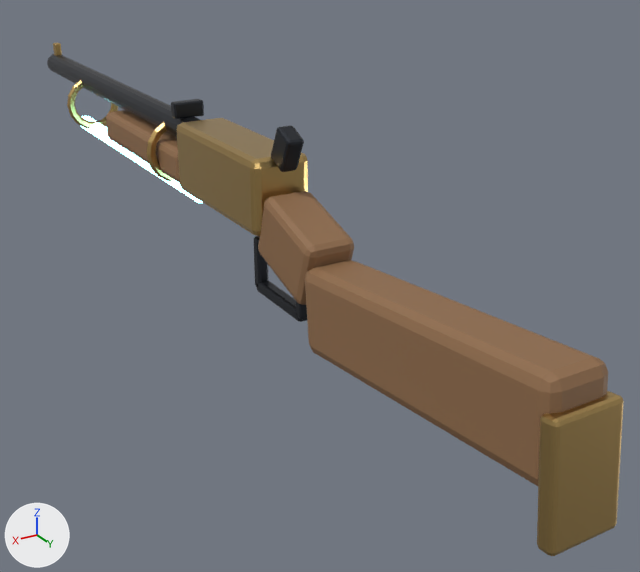
One commit to the FBX model assets/blender/weapons/Fusil_Repetition.fbx: the scene before it, then after it.
One viewpoint serves both versions: a 50 mm lens placed at (1.52, 2.82, 1.13), pointed at (-0.33, -0.26, -0.41). Lighting does not change. The marker at lower left points along +X, +Y and +Z. The older version comes first. Where no turn or scale is listed for an object, it has been applied to the vertices.

Names of what the first picture shows: 'Fusil_Repetition_Bois', 'Fusil_Repetition_Laiton', 'Fusil_Repetition_Metal', 'Fusil_Repetition_Noyau'.
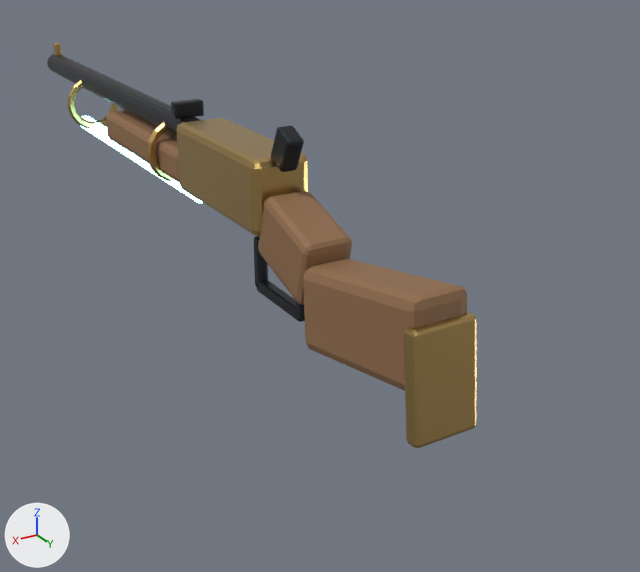
Boxes (x1, y1, x2, y2) around the edits, measured in the pictures (640 x 572 px; the box of a moved part takes in the faces that stretch with it):
'Fusil_Repetition_Bois', reshaped (28% narrower, 25% shorter)
    before: (106, 110, 608, 486)
    after: (106, 110, 467, 391)
'Fusil_Repetition_Laiton', reshaped (26% narrower, 21% shorter)
    before: (53, 43, 624, 556)
    after: (53, 43, 477, 448)
part 1 of me_fusil_repetition_laiton, moved or reshaped
    before: (537, 391, 624, 556)
    after: (403, 312, 477, 448)
part 2 of me_fusil_repetition_bois, moved or reshaped
    before: (305, 260, 608, 486)
    after: (303, 259, 467, 391)
part 3 of me_fusil_repetition_bois, moved or reshaped
    before: (259, 192, 354, 302)
    after: (259, 192, 352, 302)

Diff of the bpy script that builds the scene:
```diff
--- a/assets/blender/weapons/Fusil_Repetition.fbx.py
+++ b/assets/blender/weapons/Fusil_Repetition.fbx.py
@@ me_fusil_repetition_laiton @@
 # used by ob_fusil_repetition_laiton; location = (0.0, 0.0, 0.0)
-me_fusil_repetition_laiton.from_pydata(...)  # 512 vertices, 504 faces; spans x -0.15..0.15, y -2.93..1.61, z -0.37..0.34
+me_fusil_repetition_laiton.from_pydata(...)  # 512 vertices, 504 faces; spans x -0.15..0.15, y -2.93..1.05, z -0.37..0.34
+# me_fusil_repetition_laiton part 1: the loose piece of 56 vertices spanning x -0.12..0.12, y 1.51..1.61, z -0.37..0.01 is moved by (0.0, -0.56, 0.0)
 me_fusil_repetition_laiton.materials.append(mat_fracture_laiton)
@@ me_fusil_repetition_bois @@
 # used by ob_fusil_repetition_bois; location = (0.0, 0.0, 0.0)
-me_fusil_repetition_bois.from_pydata(...)  # 168 vertices, 162 faces; spans x -0.11..0.11, y -1.75..1.56, z -0.34..0.15
+me_fusil_repetition_bois.from_pydata(...)  # 168 vertices, 162 faces; spans x -0.11..0.11, y -1.75..1.0, z -0.34..0.15
+# me_fusil_repetition_bois part 2: the loose piece of 56 vertices spanning x -0.11..0.11, y 0.34..1.56, z -0.34..0.1 is scaled about its middle by (1, 0.541, 1), then moved by (0.0, -0.28, 0.0)
+# me_fusil_repetition_bois part 3: all 14 vertices in x -0.1..0.1, y 0.35..0.38, z 0.02..0.06 are moved by (0.0, -0.01, 0.0)
 me_fusil_repetition_bois.materials.append(mat_fracture_bois)
```
